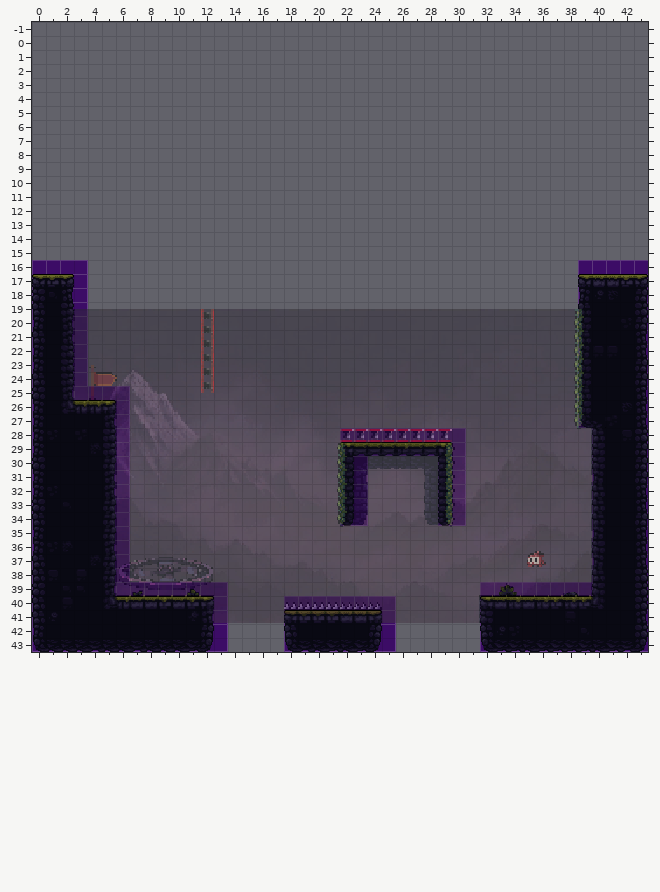
Two states of a Tiled map, Assets/_Game/Tiled/Maps/b1/Level_28.tmx. This is how it looked before the edit.
Cells are 16x16 px. Shown: x 0..43, y -1..43.
New version:
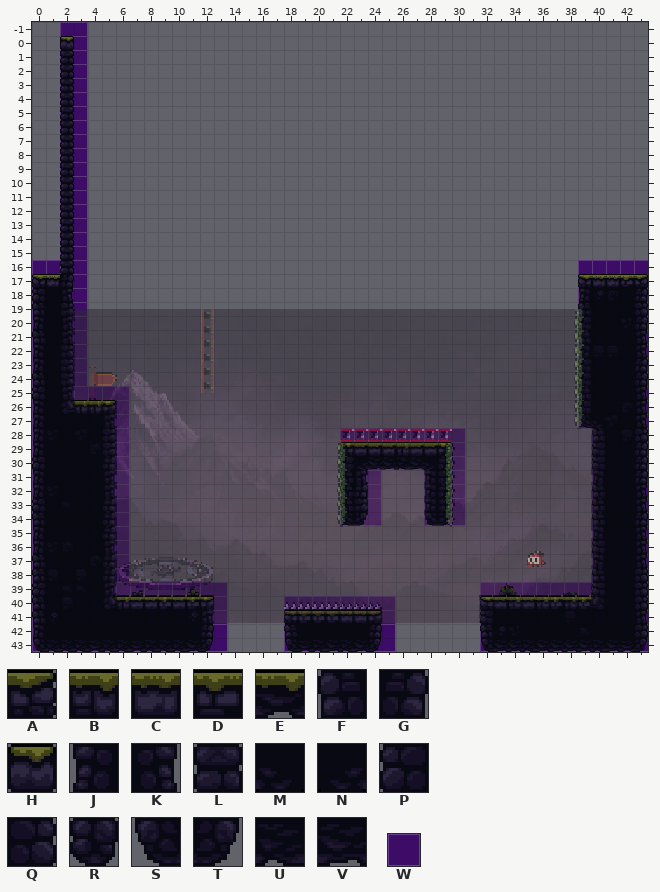
Key: from "b1": A 0 flipped left-right, B 1, C 2, D 3, E 5, F 9, G 9 flipped left-right, H 13, J 18, K 18 flipped left-right, L 22, M 23, N 23 flipped left-right, P 27, Q 27 flipped left-right, R 31, S 36, T 36 flipped left-right, U 38, V 39; from "prototype": W 0.
_ is an empty cell, . an unchanged one.
Diff:
--- layer "prototype"
@@ x 2..2 @@
- 0 _
- 1 _
- 2 _
- 3 _
- 4 _
- 5 _
- 6 _
- 7 _
- 8 _
- 9 _
-10 _
-11 _
-12 _
-13 _
-14 _
-15 _
-16 _
+ 0 W
+ 1 W
+ 2 W
+ 3 W
+ 4 W
+ 5 W
+ 6 W
+ 7 W
+ 8 W
+ 9 W
+10 W
+11 W
+12 W
+13 W
+14 W
+15 W
+16 W
@@ x 23..28 @@
-30 .____.
-31 _...._
-32 _...._
-33 _...._
-34 _...._
+30 .WWWW.
+31 W....W
+32 W....W
+33 W....W
+34 W....W
--- layer "terrain"
@@ x 1..2 @@
- 0 ._
- 1 ._
- 2 ._
- 3 ._
- 4 ._
- 5 ._
- 6 ._
- 7 ._
- 8 ._
- 9 ._
-10 ._
-11 ._
-12 ._
-13 ._
-14 ._
-15 ._
-16 ._
-17 DA
+ 0 .H
+ 1 .L
+ 2 .L
+ 3 .L
+ 4 .L
+ 5 .L
+ 6 .L
+ 7 .L
+ 8 .L
+ 9 .L
+10 .L
+11 .L
+12 .L
+13 .L
+14 .L
+15 .L
+16 .L
+17 CG
@@ x 22..29 @@
-29 .EEEEEE.
-30 L______L
-31 L_...._L
-32 L_...._L
-33 L_...._L
-34 R_...._R
+29 .CCCBCC.
+30 PNVVUVMG
+31 FK....JQ
+32 FG....JG
+33 FQ....JK
+34 ST....ST
